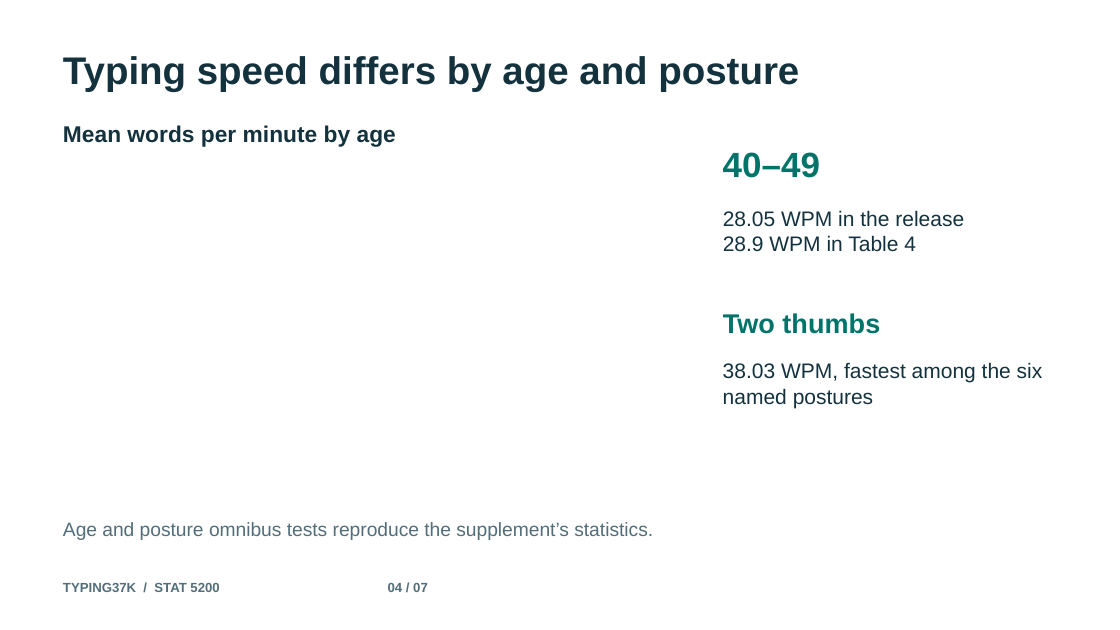
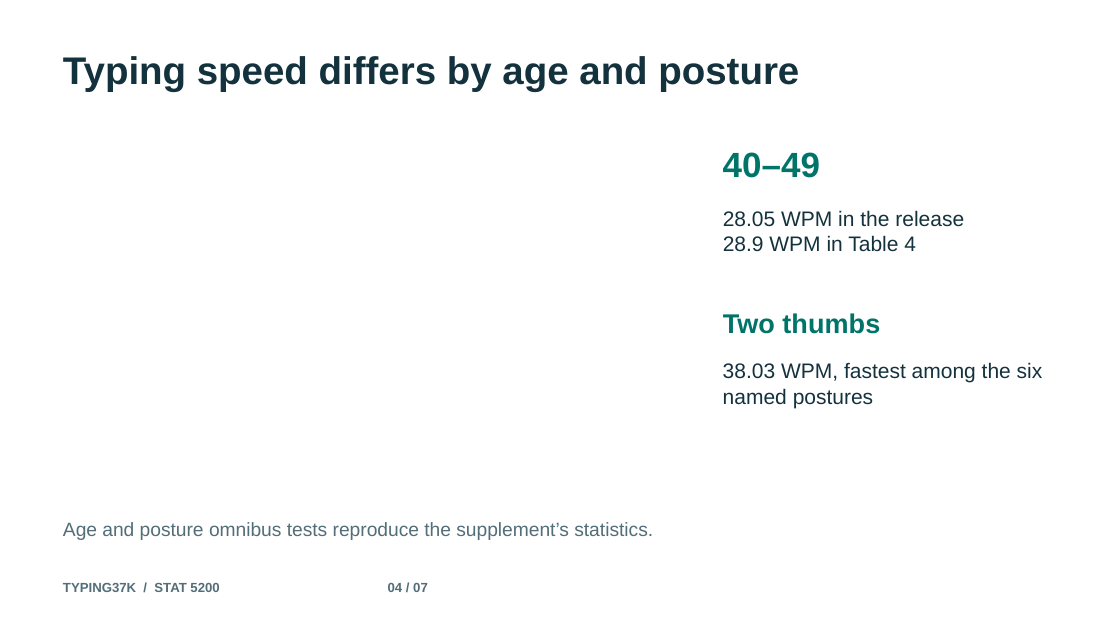
Before and after one commit to supamike2323/typing37k-replication, a slide deck: slide 4 of docs/presentation.pptx. Drawn at 1120x630 pixels with LibreOffice and Linux fonts; fonts in the diff are those of the drawing. Boxes give left, top, right and bottom in pixels: in the first picture for what was removed or moved away, otherwise in the second. Text is boxed around its words. In the diff, an @@ line names an element or a change of style, - is before the commit and + after.

```diff
--- a/docs/presentation.pptx
+++ b/docs/presentation.pptx
@@ text removed at bbox=[63, 125, 396, 147] @@
-Mean words per minute by age
```
Also in this commit, not shown: 2 other slides changed, 1 other file.
